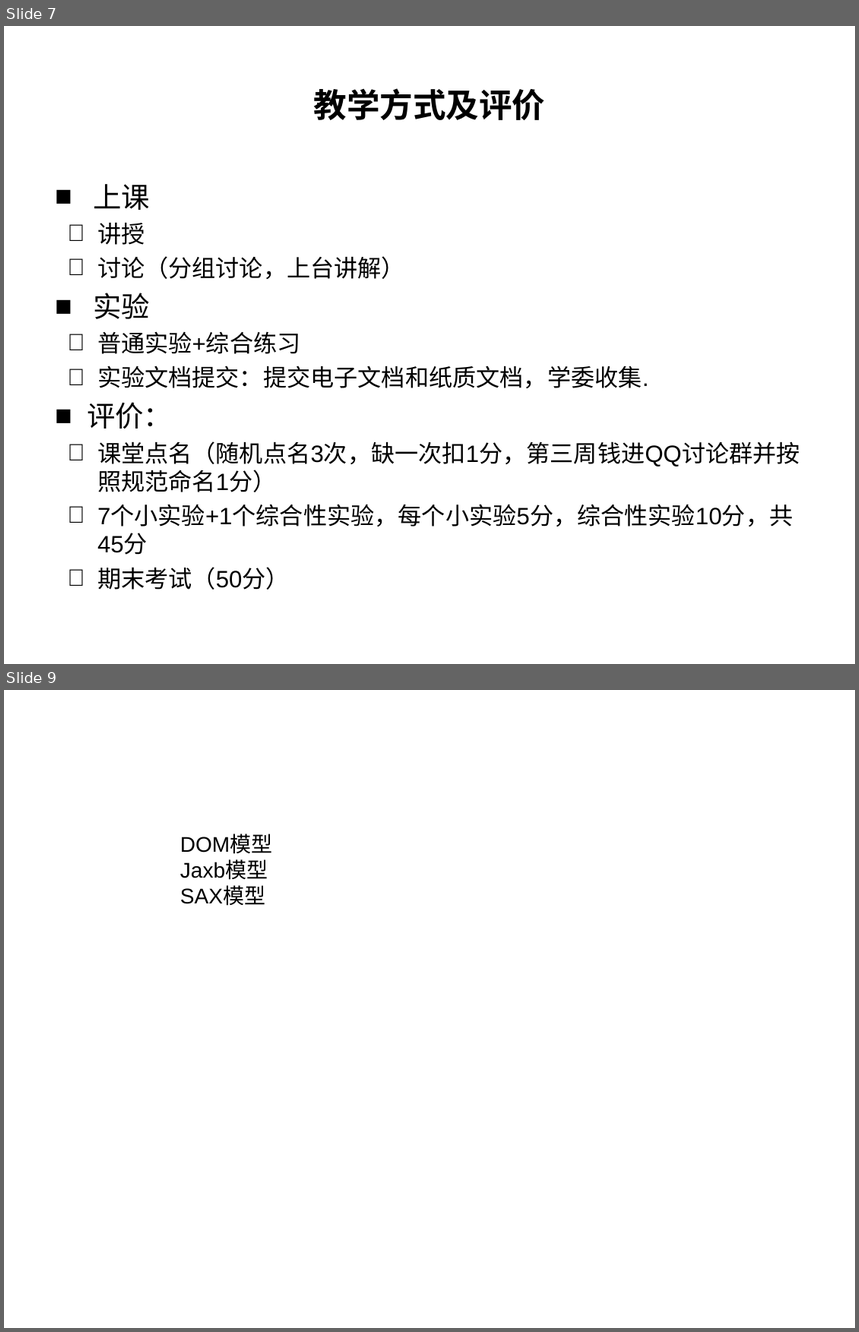
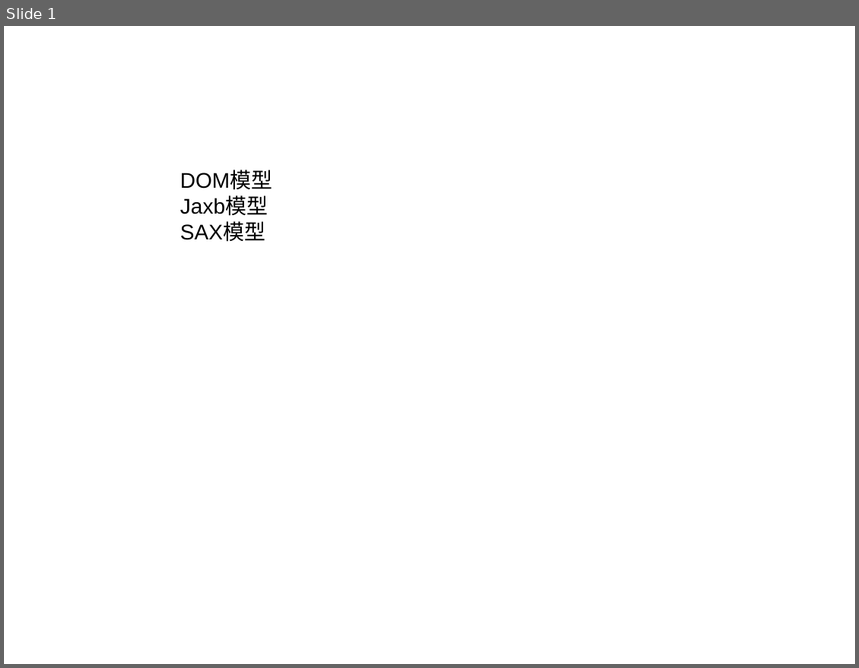
Before and after one commit to liangshanhero/sa, a slide deck: sa/文档/2019 软件体系结构（00）：其他想法.ppt. Shown one above the other, each under a label of ours: slides 7 and 9 before the commit, slide 1 after it; the slides between them are not shown. The pictures are 859x1332 and 859x668 pixels, drawn with LibreOffice and Linux fonts; fonts in the diff are those of the drawing; background and template pictures are left out. Boxes give left, top, right and bottom in pixels: in the first picture for what was removed or moved away, otherwise in the second. Text is boxed around its words. In the diff, an @@ line names an element or a change of style, - is before the commit and + after.

```diff
--- a/sa/文档/2019 软件体系结构（00）：其他想法.ppt
+++ b/sa/文档/2019 软件体系结构（00）：其他想法.ppt
@@ slide 7 removed at (4,26,855,664), background picture (left out) @@
@@ title removed at (314,88,546,120) @@
-教学方式及评价
@@ text removed at (87,184,800,590) @@
-■ 上课
-   讲授
-   讨论（分组讨论，上台讲解）
-■ 实验
-   普通实验+综合练习
-   实验文档提交：提交电子文档和纸质文档，学委收集.
-■ 评价：
-   课堂点名（随机点名3次，缺一次扣1分，第三周钱进QQ讨论群并按照规范命名1分）
-   7个小实验+1个综合性实验，每个小实验5分，综合性实验10分，共45分
-   期末考试（50分）
@@ what was slide 9 is now slide 1 @@
```
Also in this commit, not shown: 1 slide added, 7 other slides removed, 7 other files.
